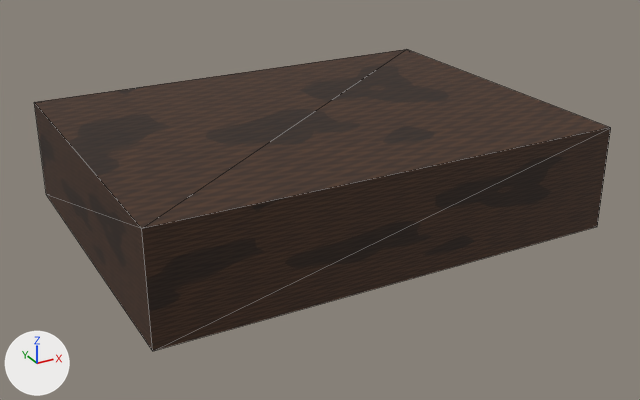
The glTF model assets/props/book_dark.glb, before and after one commit.
One viewpoint serves both versions: a camera (50 mm lens) standing at (-0.172, -0.321, 0.142) and looking at (0.0, -0.009, -0.014). The axes (+X, +Y, +Z) are drawn at lower left. The lights are the same throughout. The first picture is the older version. Mesh edges are drawn as thin lines. Where no turn or scale is listed for an object, it has been applied to the vertices.

Before the edit, the objects in view are built like this:
```python
me_cover = bpy.data.meshes.new('Cover')
me_cover.from_pydata(...)  # a box spanning x -0.1..0.1, y -0.075..0.075, z -0.023..0.023
me_cover.materials.append(mat_m_wooddark)  # picture img_t_wood_dark
ob_cover = bpy.data.objects.new('Cover', me_cover)
ob_cover.location = (0.0, 0.0, 0.0)
```
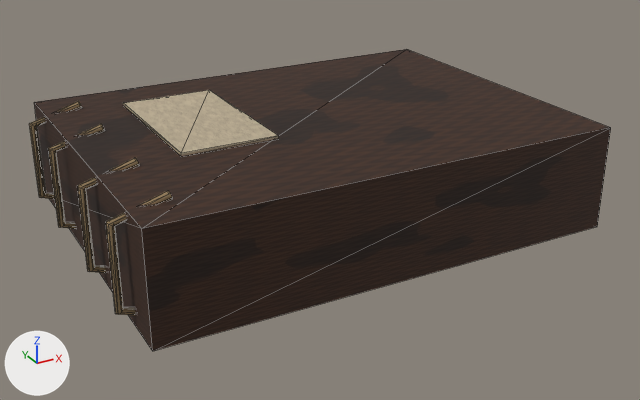
Location of each change, [x1, y1, x2, y2] in pixels of the pictures (640 x 400 px):
'Art_Parchment', added (beige): after [123, 90, 279, 156]
'Art_FadedThread', added: after [29, 101, 172, 315]

The change, as a list of edits to the scene's bpy script:
```text
Add img_woven_paper:
    img_woven_paper = load_image('woven_paper', '_unpacked/woven_paper', 256, 256, 'sRGB')
Add mat_fadedthread:
    mat_fadedthread = principled_material('FadedThread')
    mat_fadedthread.base_color = (0.29, 0.2, 0.1)  # brown #937c59
    mat_fadedthread.roughness = 0.89
Add mat_parchment:
    mat_parchment = bpy.data.materials.new('Parchment')
    # colours: beige #cebfa2
    # uses the picture img_woven_paper
Add me_art_fadedthread:
    me_art_fadedthread.from_pydata(...)  # 112 vertices, 168 faces; spans x -0.1065..-0.0835, y -0.0587..0.0587, z -0.0236..0.0256
    me_art_fadedthread.materials.append(mat_fadedthread)  # brown #937c59
Add me_art_parchment:
    me_art_parchment.from_pydata(...)  # a box spanning x -0.088..0.096, y -0.072..0.072, z -0.016..0.016; a box spanning x -0.066..-0.026, y -0.021..0.051, z 0.022..0.024
    me_art_parchment.materials.append(mat_parchment)
Add ob_art_fadedthread:
    ob_art_fadedthread = bpy.data.objects.new('Art_FadedThread', me_art_fadedthread)
    ob_art_fadedthread.location = (0.0, 0.0, 0.0)
Add ob_art_parchment:
    ob_art_parchment = bpy.data.objects.new('Art_Parchment', me_art_parchment)
    ob_art_parchment.location = (0.0, 0.0, 0.0)
```
